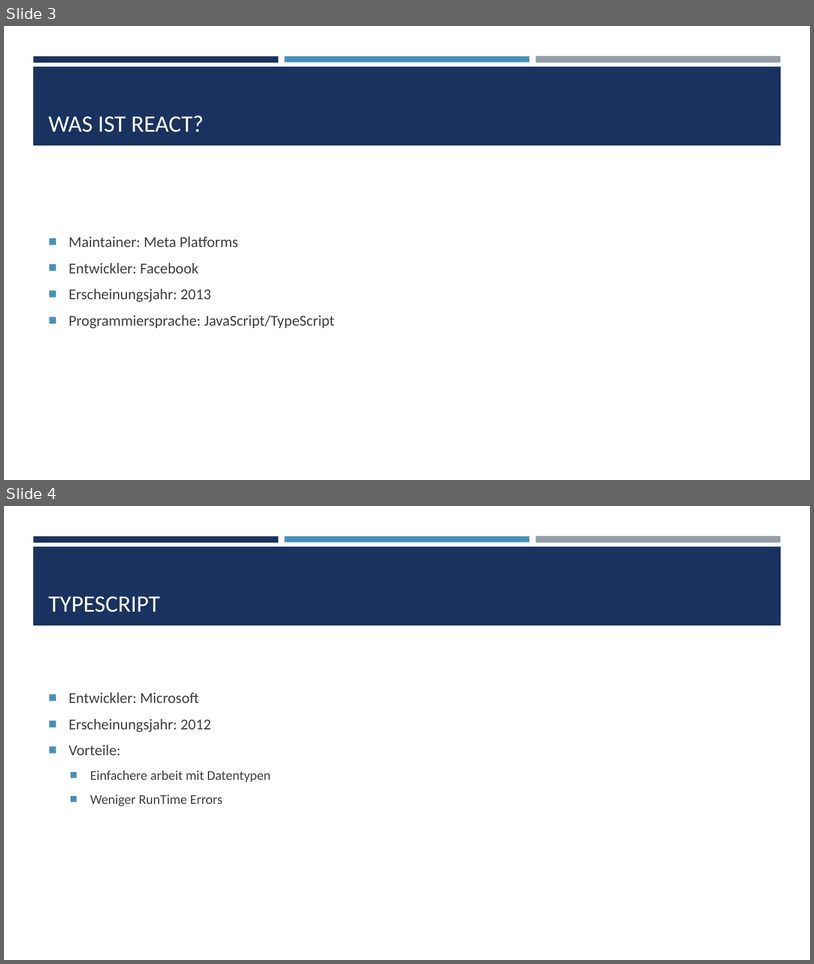
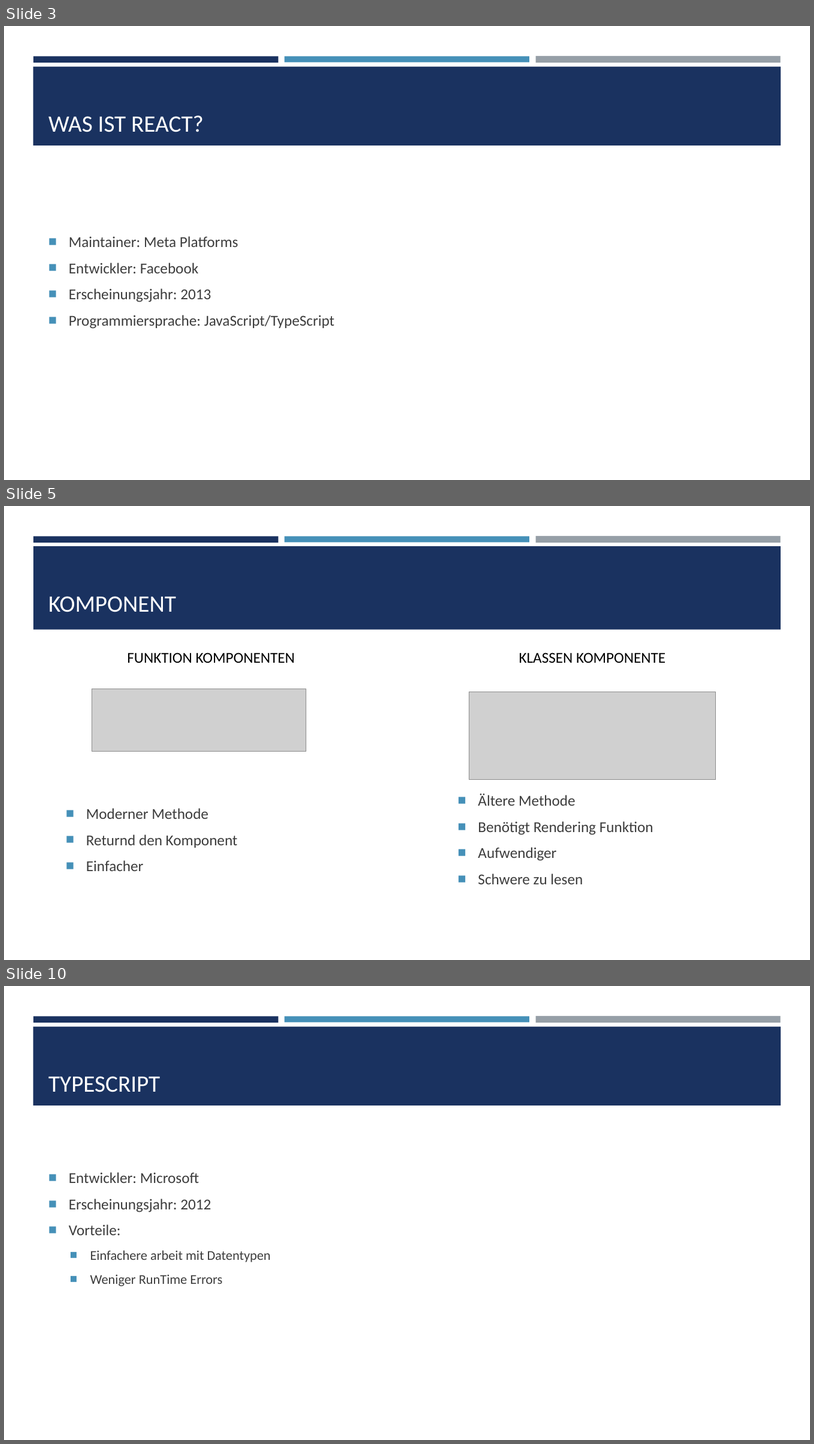
Before and after one commit to Stjeopka/NFT-Shop, a slide deck: NFT-Shop.pptx. Shown one above the other, each under a label of ours: slides 3 and 4 before the commit, slides 3, 5 and 10 after it; the slides between them are not shown. The pictures are 814x964 and 814x1444 pixels, drawn with LibreOffice and Linux fonts; fonts in the diff are those of the drawing; grey boxes stand for pictures. Boxes give left, top, right and bottom in pixels: in the first picture for what was removed or moved away, otherwise in the second. Text is boxed around its words. In the diff, an @@ line names an element or a change of style, - is before the commit and + after.

```diff
--- a/NFT-Shop.pptx
+++ b/NFT-Shop.pptx
@@ slide 5 added at bbox=[4, 506, 810, 960], background #FFFFFF; not listed: 3 template elements that a slide beside it also shows @@
@@ rectangle added at bbox=[33, 546, 782, 630], fill #1A3260 @@
@@ title added at bbox=[48, 596, 176, 612], 28 pt, text #FFFFFF @@
+KOMPONENT
@@ text added at bbox=[127, 652, 295, 663], 18 pt, text #000000 @@
+FUNKTION KOMPONENTEN
@@ text added at bbox=[519, 652, 666, 663], 18 pt, text #000000 @@
+KLASSEN KOMPONENTE
@@ picture added at bbox=[92, 690, 306, 751] @@
@@ picture added at bbox=[470, 692, 716, 780] @@
@@ text added at bbox=[478, 793, 654, 884], 18 pt, text #3D3D3D @@
+■ Ältere Methode
+■ Benötigt Rendering Funktion
+■ Aufwendiger
+■ Schwere zu lesen
@@ text added at bbox=[86, 808, 238, 871], 18 pt, text #3D3D3D @@
+■ Moderner Methode
+■ Returnd den Komponent
+■ Einfacher
@@ what was slide 4 is now slide 10 @@
```
Also in this commit, not shown: 5 other slides added.
